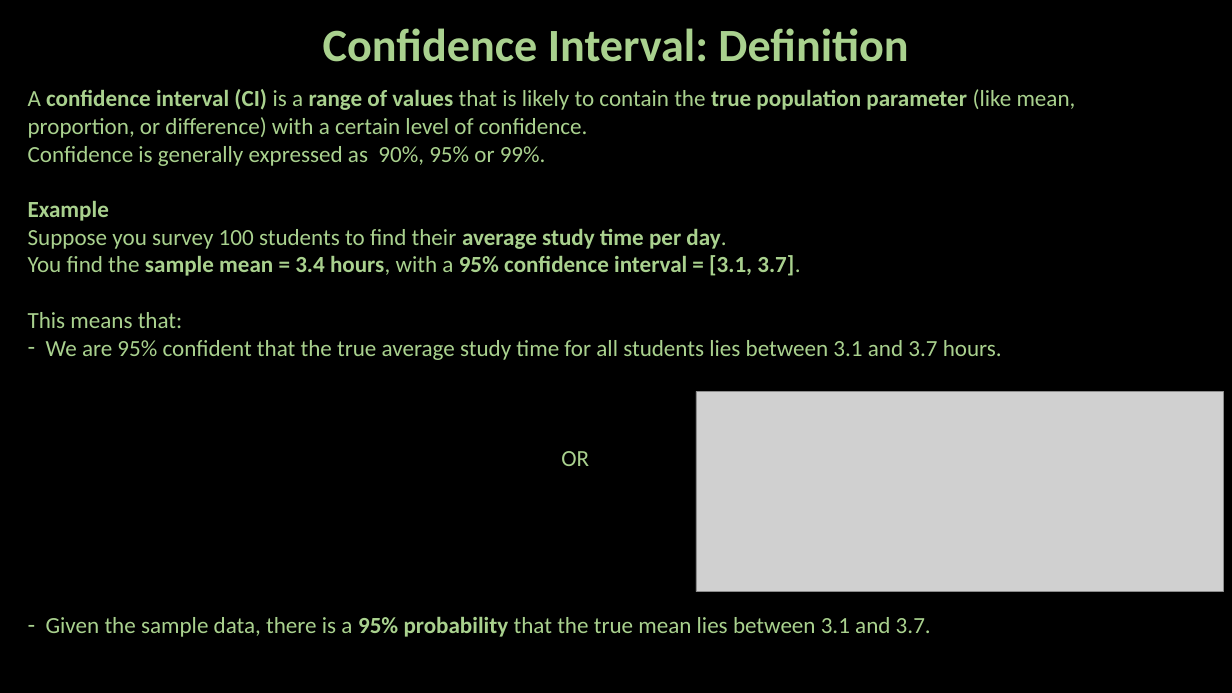
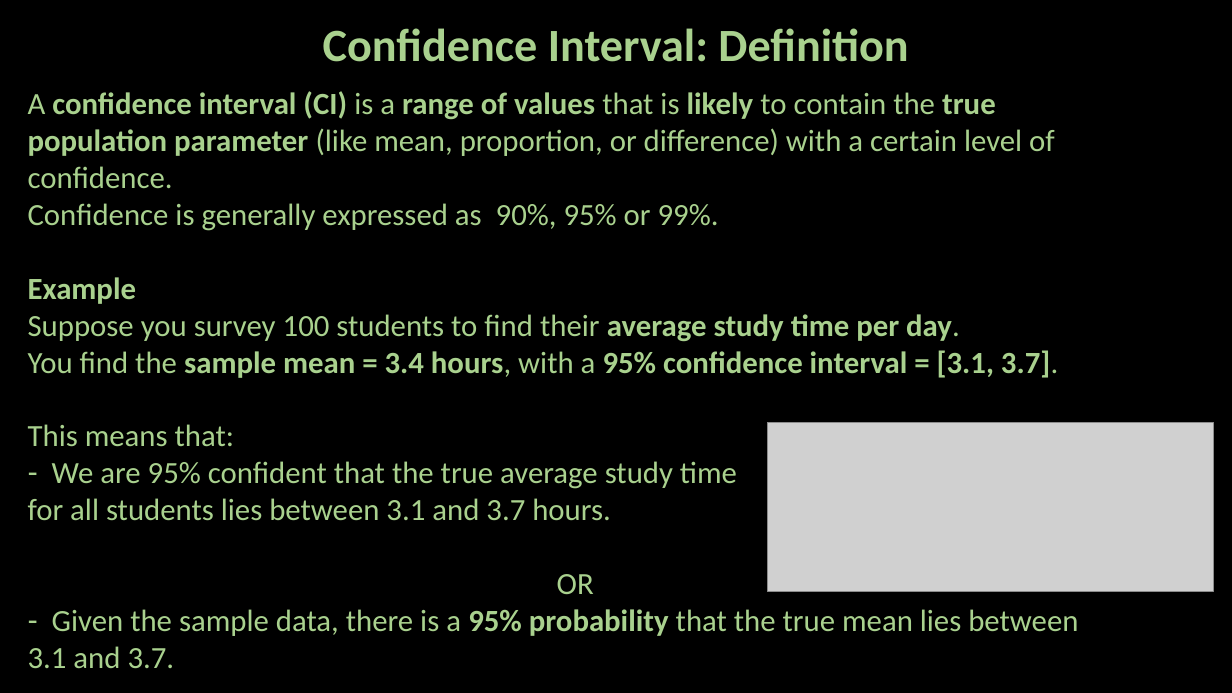
Before and after one commit to ash322ash422/youtube, a slide deck: slide 2 of probability_and_statistics/5_inference/confidence-interval.pptx. Drawn at 1232x693 pixels with LibreOffice and Linux fonts; fonts in the diff are those of the drawing; grey boxes stand for pictures; background and template pictures are left out. Boxes give left, top, right and bottom in pixels: in the first picture for what was removed or moved away, otherwise in the second. Text is boxed around its words. In the diff, an @@ line names an element or a change of style, - is before the commit and + after.

```diff
--- a/probability_and_statistics/5_inference/confidence-interval.pptx
+++ b/probability_and_statistics/5_inference/confidence-interval.pptx
@@ text at <box>28,91,1078,669</box>: size 18 to 24 pt in "A confidence interval (CI) is a range ...", "Confidence is generally expressed as 90%, 95% ...", "Example", "Suppose you survey 100 students to find ..." and 4 more places; bold on in "likely" @@
@@ picture: place and size @@
-picture at <box>696,392,1224,592</box>
+picture at <box>768,422,1214,592</box>
@@ text at <box>28,461,737,521</box>: text changed; size 18 to 24 pt @@
-– We are 95% confident that the true average study time for all students lies between 3.1 and 3.7 hours.
+– We are 95% confident that the true average study time
+for all students lies between 3.1 and 3.7 hours.
```
Also in this commit, not shown: 8 other slides changed, 5 slides added, 1 slide removed, 33 other files.
